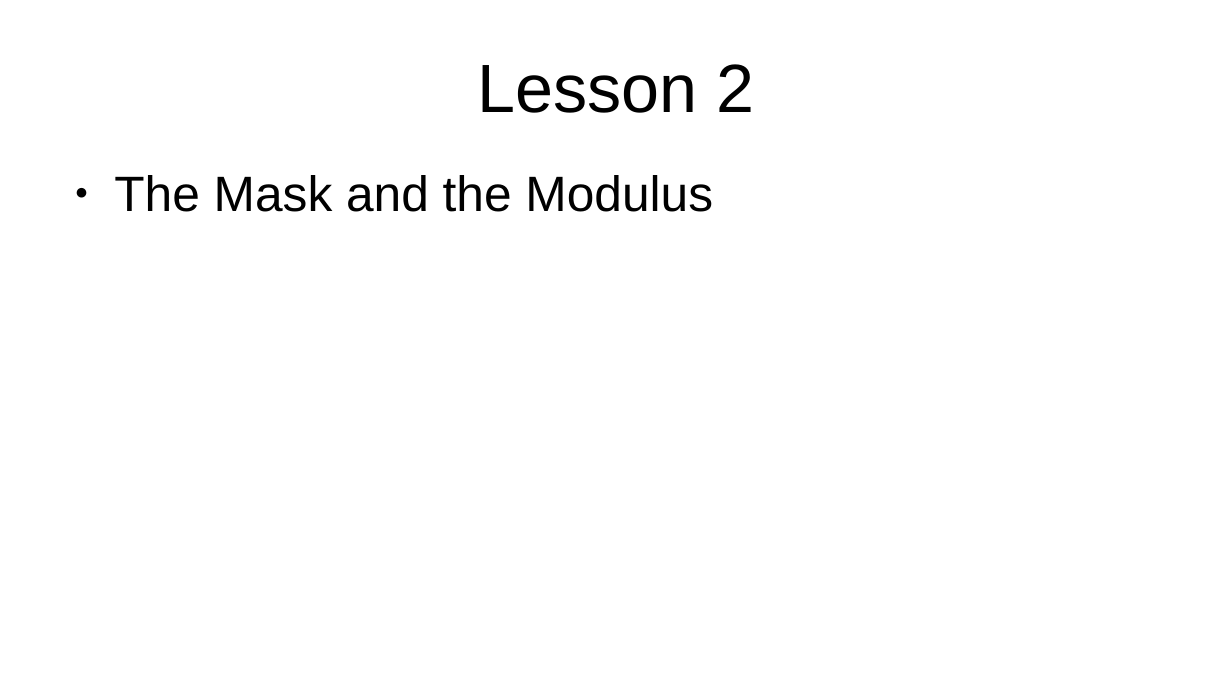
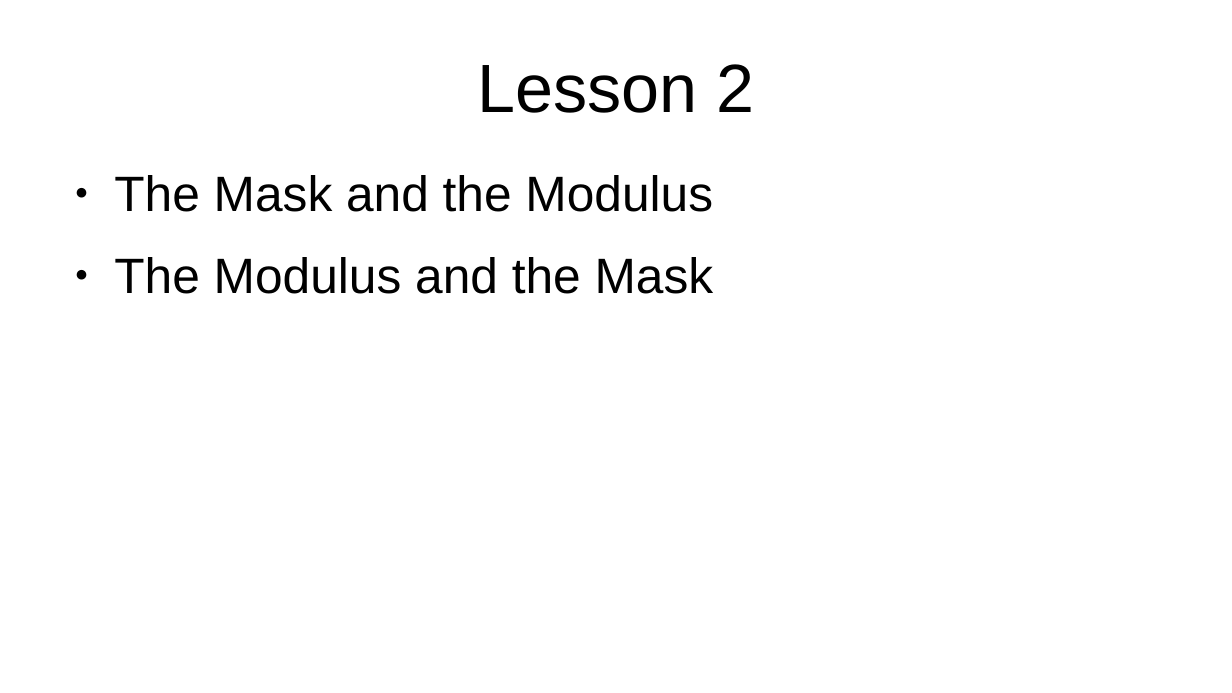
Before and after one commit to pvial00/Book-of-Egyptian-Cryptography, a slide deck: slide 4 of fetu/KryptoMagic Modular Arithmetic.pptx. Drawn at 1232x693 pixels with LibreOffice and Linux fonts; fonts in the diff are those of the drawing. Boxes give left, top, right and bottom in pixels: in the first picture for what was removed or moved away, otherwise in the second. Text is boxed around its words. In the diff, an @@ line names an element or a change of style, - is before the commit and + after.

```diff
--- a/fetu/KryptoMagic Modular Arithmetic.pptx
+++ b/fetu/KryptoMagic Modular Arithmetic.pptx
@@ text at (114, 257, 714, 294): paragraph added @@
+● The Modulus and the Mask
```
Also in this commit, not shown: 3 other files.
